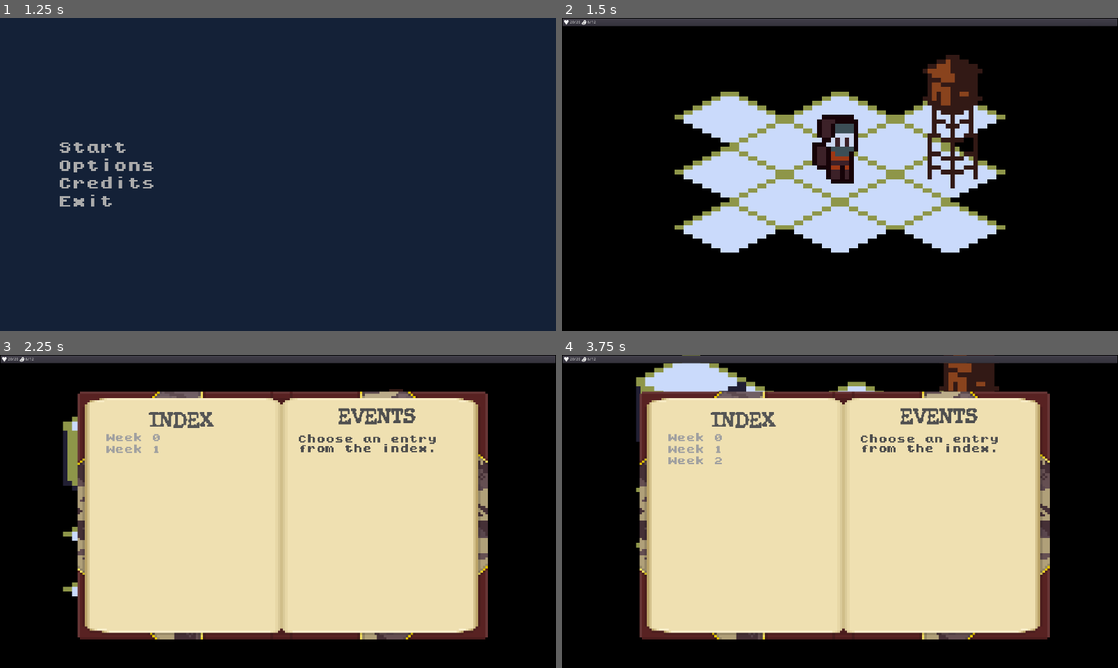
Above: before the commit, frames 1-4 (two rows, left to right).
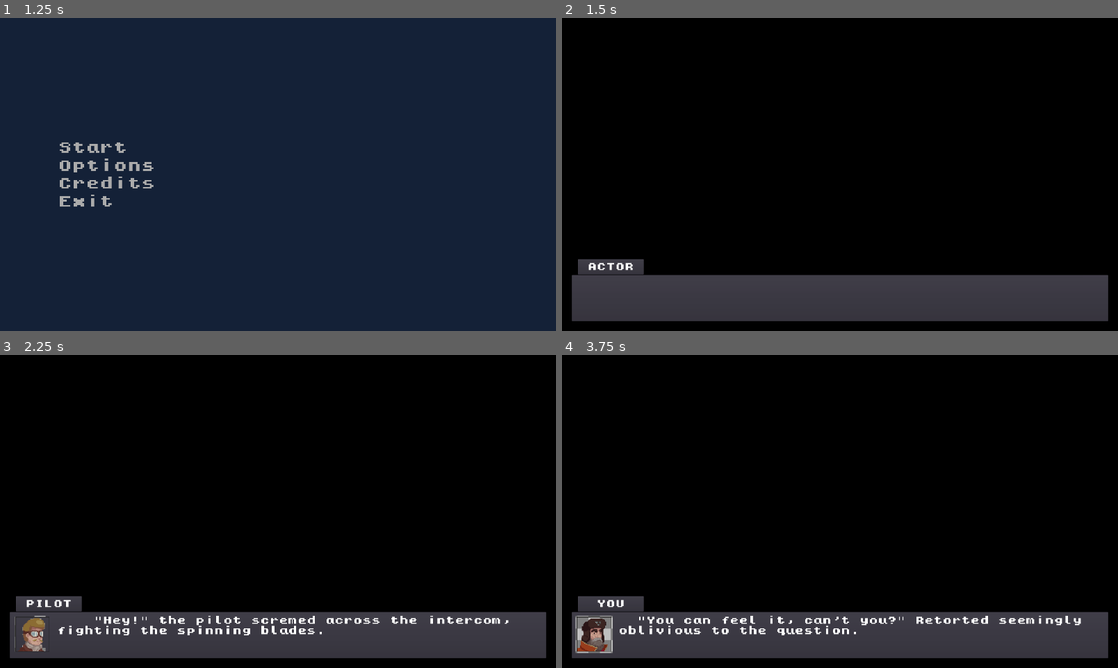
Above: after the commit, the same moments.

Repository: ZeeHatcher/project-forgotten
Game: Godot game, scene res://scenes/start_screen/start_screen.tscn
Two runs of this game, one before a commit and one after it. Both use one fixed random seed, a clock stepped at 60 frames per second and the inputs below.
Inputs (mouse positions are in pixels of both pictures, inside the frame that each line leads up to):
- Up to frame 1 (1.25 s): tap Enter at 0.5 s; move the mouse to (400, 158) at 0.52 s; hold D (move_right) from 0.53 s (still down); hold Tab (journal) from 0.53 s (still down); click (400, 158) at 0.67 s
- Up to frame 2 (1.5 s): release D (move_right) at 1.25 s; release Tab (journal) at 1.25 s; click "Start" at 1.25 s
- Up to frame 3 (2.25 s): move the mouse to (166, 527) at 2.02 s; hold S (move_down) from 2.03 s (still down); tap Tab (journal) at 2.1 s
- Up to frame 4 (3.75 s): tap Space at 2.75 s; move the mouse to (895, 442) at 2.77 s; release S (move_down) at 2.78 s; hold D (move_right) 2.78-3.53 s; hold Tab (journal) 2.78-3.53 s; move the mouse to (812, 574) at 3.52 s; hold W (move_up) from 3.53 s (still down); tap Tab (journal) at 3.6 s; click (812, 574) at 3.67 s

Frame 1 is identical in both runs. In frame 2, 41% of the frame differs, in the area x 0-100%, y 0-97%; in frame 3, 70%; in frame 4, 72%.

Commit message:
arranged scene transitions

Diff:
--- a/scenes/game_start/game_start.gd
+++ b/scenes/game_start/game_start.gd
@@ -8,4 +8,4 @@
 
 
 func _on_Cutscene_end():
-	get_tree().change_scene("res://scenes/start_screen/start_screen.tscn")
+	get_tree().change_scene("res://tutorial.tscn")
--- a/scenes/start_screen/start_screen.gd
+++ b/scenes/start_screen/start_screen.gd
@@ -71,7 +71,7 @@
 
 
 func _on_Start_pressed():
-	get_tree().change_scene("res://tutorial.tscn")
+	get_tree().change_scene("res://scenes/game_start/game_start.tscn")
 
 
 func _on_Credits_pressed():
--- a/scenes/start_screen/start_screen.tscn
+++ b/scenes/start_screen/start_screen.tscn
@@ -127,7 +127,7 @@
 anchor_top = 1.0
 anchor_right = 1.0
 anchor_bottom = 1.0
-margin_top = -41.0
+margin_top = -75.0
 size_flags_horizontal = 0
 size_flags_vertical = 0
 theme = ExtResource( 6 )
--- a/tutorial.gd
+++ b/tutorial.gd
@@ -17,7 +17,6 @@
 func _ready():
 	unfog_tilemap(_player.global_position, 3)
 	_gamesave_service.save_game()
-
 
 
 func _on_EventTiles_event_triggered(event_name: String):
